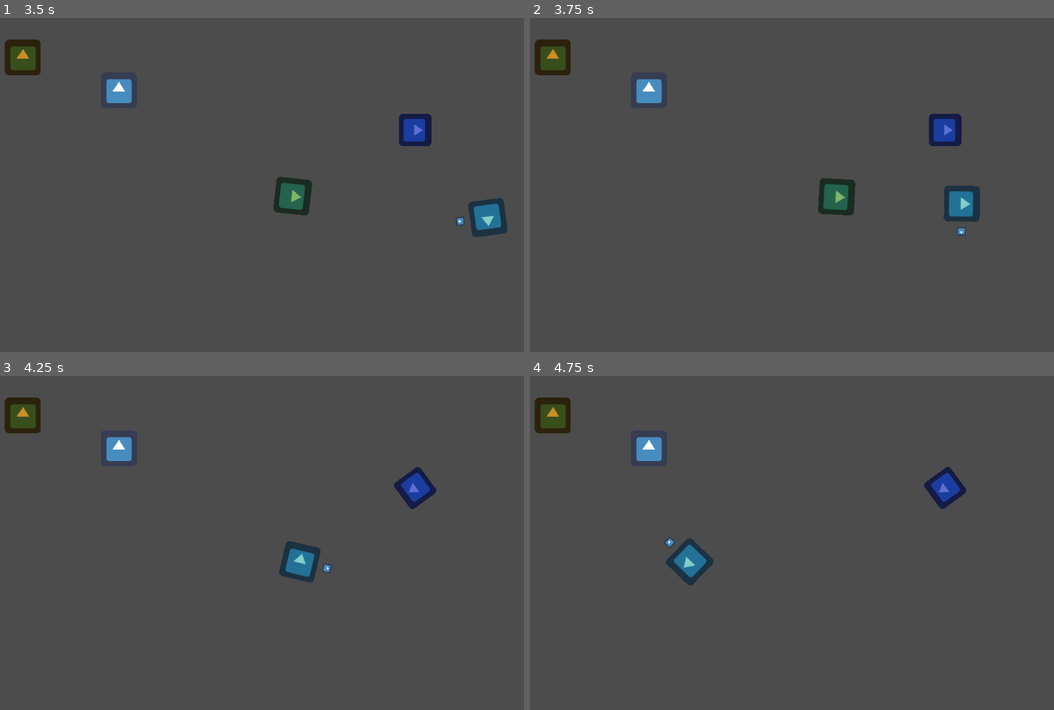
Above: before the commit, frames 1-4 (two rows, left to right).
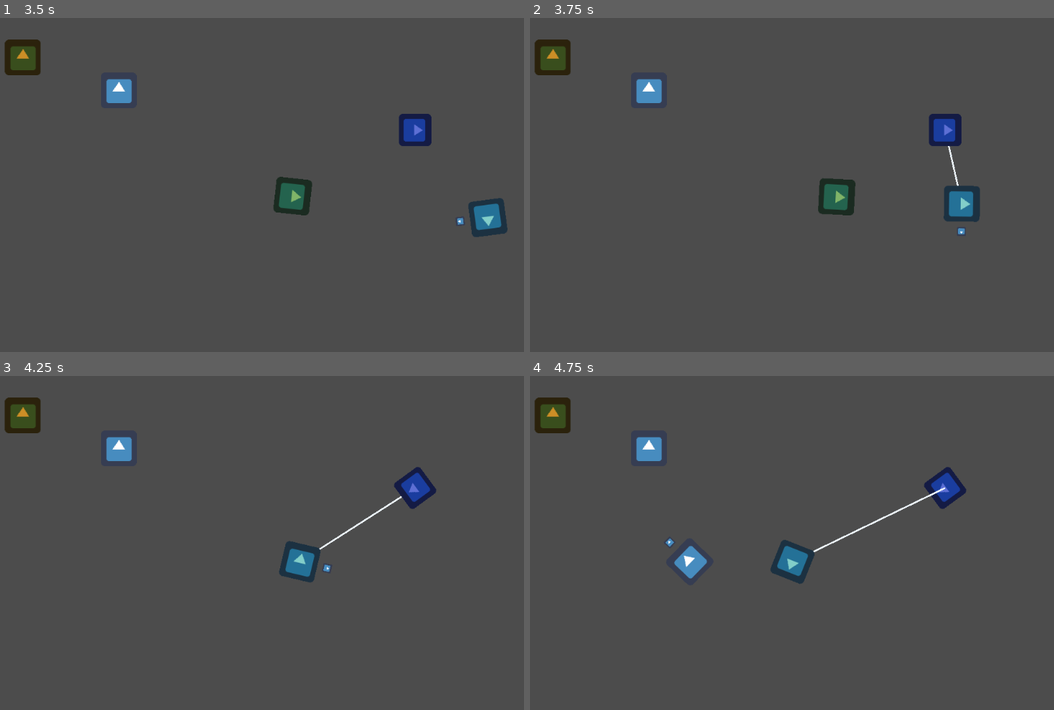
Above: after the commit, the same moments.

Repository: moisesjbc/spain-game-dev-jam-3
Game: Godot game, scene res://gameplay/main/main.tscn
The game is run twice, just before and just after one commit, with the same random seed, the same clock (stepped at 60 frames per second) and the same inputs. The engine's default icon, where the game draws it, is replaced by a stand-in: a white triangle on a blue panel in a dark square.
Inputs (mouse positions are in pixels of both pictures, inside the frame that each line leads up to):
- Up to frame 1 (3.5 s): move the mouse to (387, 168) at 0.52 s; hold Right (ui_right) 0.53-1.28 s; click (387, 168) at 0.6 s; move the mouse to (146, 201) at 1.27 s; hold Down (ui_down) 1.28-2.03 s; click (146, 201) at 1.35 s; move the mouse to (314, 111) at 2.02 s; hold Right (ui_right) 2.03-2.78 s; click (314, 111) at 2.1 s; move the mouse to (230, 251) at 2.77 s; hold Up (ui_up) from 2.78 s (still down); click (230, 251) at 2.85 s
- Up to frame 2 (3.75 s): move the mouse to (959, 235) at 3.52 s; release Up (ui_up) at 3.53 s; hold Left (ui_left) from 3.53 s (still down); click (959, 235) at 3.6 s
- Up to frame 3 (4.25 s): keep holding Left (ui_left)
- Up to frame 4 (4.75 s): keep holding Left (ui_left); move the mouse to (619, 492) at 4.27 s; click (619, 492) at 4.35 s

Frame 1 is identical in both runs. In frame 2, less than 0.1% of the frame differs, in the area x 79-82%, y 38-51%; in frame 3, 0.1%; in frame 4, 1.6%, in the area x 25-80%, y 33-63%.

Commit message:
Añadir opción de conectar cable

Diff:
--- a/godot-project/gameplay/buildings/generator/generator.tscn
+++ b/godot-project/gameplay/buildings/generator/generator.tscn
@@ -6,6 +6,7 @@
 extents = Vector2( 31.347, 31.8228 )
 
 [node name="generator" type="KinematicBody2D" groups=[
+"buildings",
 "generators",
 ]]
 collision_layer = 4
--- a/godot-project/gameplay/buildings/turret/turret.tscn
+++ b/godot-project/gameplay/buildings/turret/turret.tscn
@@ -9,7 +9,10 @@
 [sub_resource type="CircleShape2D" id=2]
 radius = 168.675
 
-[node name="turret" type="KinematicBody2D"]
+[node name="turret" type="KinematicBody2D" groups=[
+"buildings",
+"turrets",
+]]
 collision_layer = 4
 script = ExtResource( 2 )
 
--- /dev/null
+++ b/godot-project/gameplay/connections/connections.gd
@@ -0,0 +1,16 @@
+extends Node2D
+
+var _connections = []
+
+
+func add_connection(building_0, building_1):
+	_connections.append([building_0, building_1])
+
+
+func _physics_process(delta):
+	update()
+
+
+func _draw():
+	for _connection in _connections:
+		draw_line(to_local(_connection[0].global_position), to_local(_connection[1].global_position), Color.orange, 3)
--- /dev/null
+++ b/godot-project/gameplay/connections/connections.tscn
@@ -0,0 +1,6 @@
+[gd_scene load_steps=2 format=2]
+
+[ext_resource path="res://gameplay/connections/connections.gd" type="Script" id=1]
+
+[node name="connections" type="Node2D"]
+script = ExtResource( 1 )
--- a/godot-project/gameplay/items/cable_roll/cable_roll.gd
+++ b/godot-project/gameplay/items/cable_roll/cable_roll.gd
@@ -15,6 +15,13 @@
 	set_process(true)
 
 
+func stop_throwing():
+	throwing_cable = false
+	origin = null
+	set_process(false)
+	update()
+
+
 func _process(_delta):
 	if throwing_cable and origin:
 		update()
@@ -23,3 +30,8 @@
 func _draw():
 	if origin:
 		draw_line(to_local(origin.global_position), Vector2(0, 0), Color.aliceblue, 3.0)
+
+
+func connect_to(target, connections):
+	connections.add_connection(origin, target)
+	stop_throwing()
--- a/godot-project/gameplay/main/main.tscn
+++ b/godot-project/gameplay/main/main.tscn
@@ -1,10 +1,11 @@
-[gd_scene load_steps=6 format=2]
+[gd_scene load_steps=7 format=2]
 
 [ext_resource path="res://icon.png" type="Texture" id=1]
 [ext_resource path="res://gameplay/player/player.tscn" type="PackedScene" id=2]
 [ext_resource path="res://gameplay/phantom/phantom.tscn" type="PackedScene" id=3]
 [ext_resource path="res://gameplay/buildings/turret/turret.tscn" type="PackedScene" id=4]
 [ext_resource path="res://gameplay/buildings/generator/generator.tscn" type="PackedScene" id=5]
+[ext_resource path="res://gameplay/connections/connections.tscn" type="PackedScene" id=6]
 
 [node name="main" type="Node2D"]
 
@@ -26,3 +27,5 @@
 
 [node name="generator" parent="." instance=ExtResource( 5 )]
 position = Vector2( 89.4341, 72.0812 )
+
+[node name="connections" parent="." instance=ExtResource( 6 )]
--- a/godot-project/gameplay/phantom/phantom.tscn
+++ b/godot-project/gameplay/phantom/phantom.tscn
@@ -7,6 +7,7 @@
 extents = Vector2( 31.9269, 31.9269 )
 
 [node name="phantom" type="KinematicBody2D" groups=[
+"buildings",
 "phantoms",
 ]]
 collision_layer = 2
--- a/godot-project/gameplay/player/player.gd
+++ b/godot-project/gameplay/player/player.gd
@@ -4,7 +4,7 @@
 export (int) var movement_speed = 500
 export var hp = 3
 
-var close_generator = null
+var close_buildings = []
 
 
 func _physics_process(delta):
@@ -34,14 +34,35 @@
 
 func _process_player_actions():
 	if Input.is_action_just_pressed('ui_action'):
-		if close_generator and $cable_roll:
-			$cable_roll.start_throwing(close_generator)
-		elif $cable_roll and $cable_roll.throwing_cable:
+		if len(close_buildings) and $cable_roll:
+			if not $cable_roll.throwing_cable:
+				$cable_roll.start_throwing(_get_closest_building())
+			else:
+				$cable_roll.connect_to(_get_closest_building(), get_parent().get_node('connections'))
+		elif !len(close_buildings) and $cable_roll and $cable_roll.throwing_cable:
 			var cable_roll = $cable_roll
 			remove_child(cable_roll)
 			get_parent().add_child(cable_roll)
 			cable_roll.global_position = global_position
 			cable_roll.rotation = rotation
+
+
+func _get_closest_building():
+	var n_close_buildings = len(close_buildings)
+	if n_close_buildings == 0:
+		return null
+	elif n_close_buildings == 1:
+		return close_buildings[0]
+	else:
+		var closest_building = close_buildings[0]
+		var closest_distance = global_position.distance_to(close_buildings[0].global_position)
+		for current_index in range(1, n_close_buildings):
+			var distance = global_position.distance_to(close_buildings[current_index].global_position)
+			if distance < closest_distance:
+				closest_building = close_buildings[current_index]
+				closest_distance = distance
+		return closest_building
+
 
 
 func damage():
@@ -50,10 +71,12 @@
 
 
 func _on_influence_area_body_entered(body):
-	if 'generators' in body.get_groups():
-		close_generator = body
+	if 'buildings' in body.get_groups():
+		close_buildings.append(body)
 
 
 func _on_influence_area_body_exited(body):
-	if 'generators' in body.get_groups():
-		close_generator = null
+	if 'buildings' in body.get_groups():
+		var index = close_buildings.find(body)
+		if index >= 0:
+			close_buildings.remove(index)
